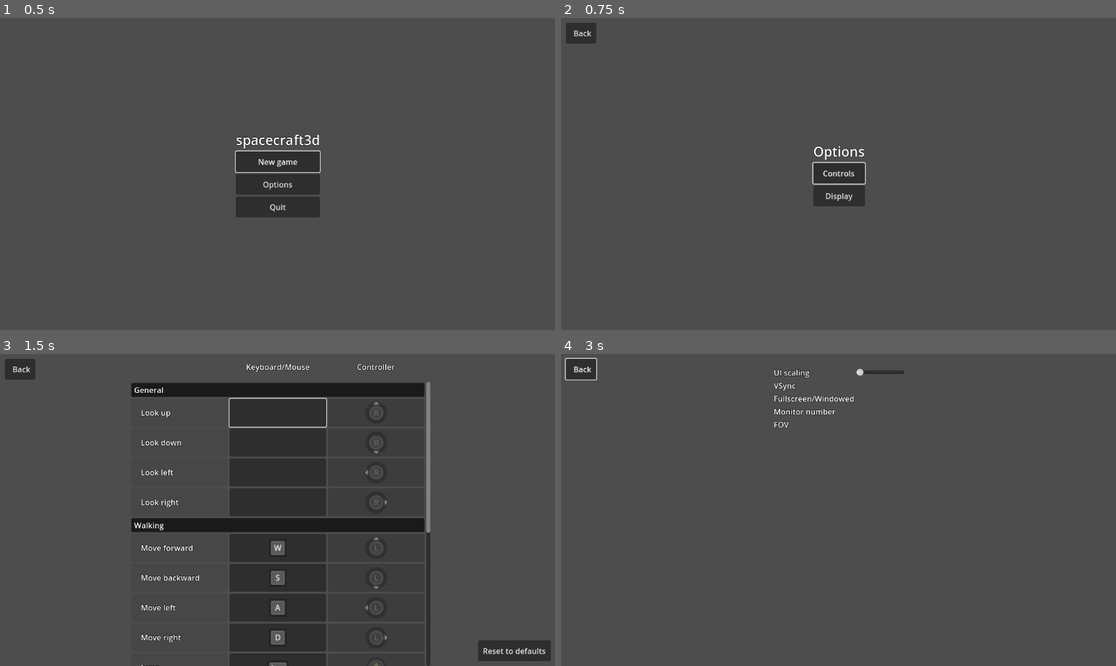
Above: before the commit, frames 1-4 (two rows, left to right).
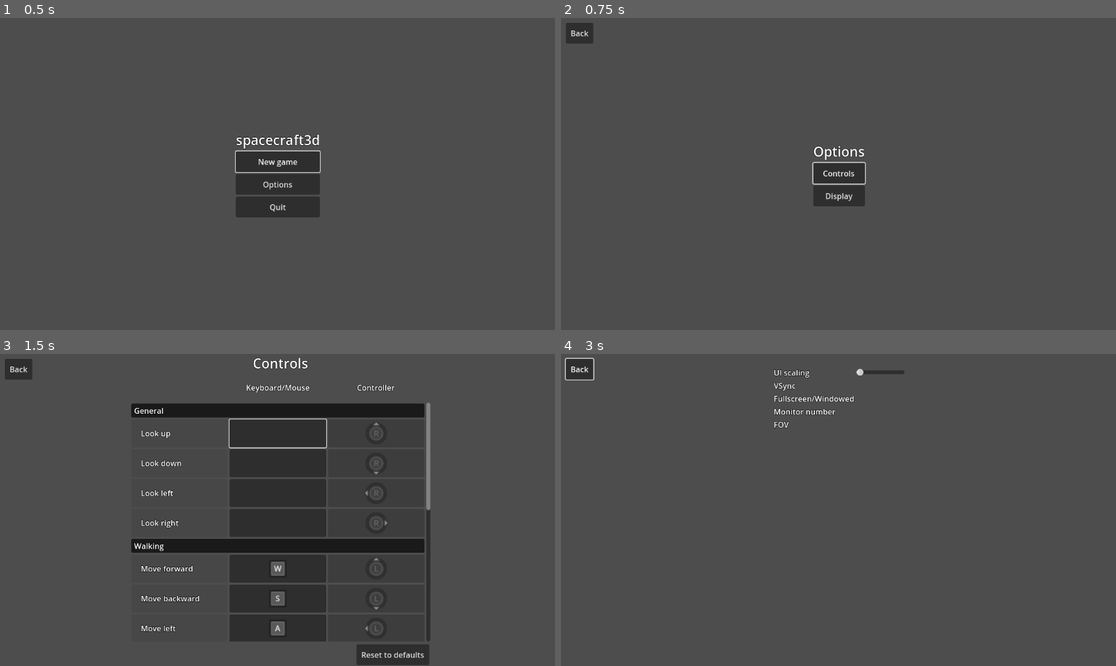
Above: after the commit, the same moments.

Repository: matmas/spacecraft3d
Game: Godot game, scene res://menus/main_menu/main_menu.tscn
The game is run twice, just before and just after one commit, with the same random seed, the same clock (stepped at 60 frames per second) and the same inputs. The engine's default icon, where the game draws it, is replaced by a stand-in: a white triangle on a blue panel in a dark square.
Inputs:
- Up to frame 1 (0.5 s): no input
- Up to frame 2 (0.75 s): click "Options" at 0.5 s
- Up to frame 3 (1.5 s): click "Controls" at 1.25 s
- Up to frame 4 (3 s): click "Back" at 2 s; click "Display" at 2.75 s

Frame 1 is identical in both runs. In frame 2, less than 0.1% of the frame differs, in the area x 1-7%, y 1-9%; in frame 3, 13%, in the area x 1-100%, y 1-100%; in frame 4, 0.1%.

Commit message:
Add Controls label and move reset button beneath table

Diff:
--- a/menus/display_menu/display_menu.tscn
+++ b/menus/display_menu/display_menu.tscn
@@ -19,7 +19,7 @@
 offset_bottom = 4.0
 theme_type_variation = &"BigMarginContainer"
 
-[node name="BackButton" parent="MarginContainer" instance=ExtResource("1_uy4mk")]
+[node name="Back" parent="MarginContainer" instance=ExtResource("1_uy4mk")]
 layout_mode = 2
 
 [node name="MarginContainer2" type="MarginContainer" parent="."]
--- a/menus/inputmap_editor/inputmap_editor.gd
+++ b/menus/inputmap_editor/inputmap_editor.gd
@@ -1,7 +1,7 @@
 extends Control
 
 @onready var list: VBoxContainer = %List
-@onready var scroll_container: ScrollContainer = $Table/ScrollContainer
+@onready var scroll_container: ScrollContainer = %ScrollContainer
 
 var action_descriptions := {
 	&"look_up": tr("Look up"),
--- a/menus/inputmap_editor/inputmap_editor.tscn
+++ b/menus/inputmap_editor/inputmap_editor.tscn
@@ -26,6 +26,12 @@
 grow_horizontal = 2
 grow_vertical = 2
 
+[node name="Controls" type="Label" parent="Table"]
+layout_mode = 2
+theme_type_variation = &"HeaderLarge"
+text = "Controls"
+horizontal_alignment = 1
+
 [node name="Header" type="MarginContainer" parent="Table"]
 layout_mode = 2
 
@@ -53,87 +59,78 @@
 vertical_alignment = 1
 
 [node name="ScrollContainer" type="ScrollContainer" parent="Table"]
+unique_name_in_owner = true
 custom_minimum_size = Vector2(0, 100)
 layout_mode = 2
 size_flags_vertical = 3
 follow_focus = true
 script = ExtResource("2_jwmx1")
 
-[node name="Margin" type="MarginContainer" parent="Table/ScrollContainer"]
+[node name="Body" type="MarginContainer" parent="Table/ScrollContainer"]
 layout_mode = 2
 
-[node name="List" type="VBoxContainer" parent="Table/ScrollContainer/Margin"]
+[node name="List" type="VBoxContainer" parent="Table/ScrollContainer/Body"]
 unique_name_in_owner = true
 layout_mode = 2
 
-[node name="Label" type="Label" parent="Table/ScrollContainer/Margin/List"]
+[node name="Label" type="Label" parent="Table/ScrollContainer/Body/List"]
 layout_mode = 2
 theme_type_variation = &"CategoryHeader"
 text = "Category"
 
-[node name="Row" parent="Table/ScrollContainer/Margin/List" instance=ExtResource("2_knmj4")]
+[node name="Row" parent="Table/ScrollContainer/Body/List" instance=ExtResource("2_knmj4")]
 layout_mode = 2
 
-[node name="Row2" parent="Table/ScrollContainer/Margin/List" instance=ExtResource("2_knmj4")]
+[node name="Row2" parent="Table/ScrollContainer/Body/List" instance=ExtResource("2_knmj4")]
 layout_mode = 2
 
-[node name="Row3" parent="Table/ScrollContainer/Margin/List" instance=ExtResource("2_knmj4")]
+[node name="Row3" parent="Table/ScrollContainer/Body/List" instance=ExtResource("2_knmj4")]
 layout_mode = 2
 
-[node name="Label2" type="Label" parent="Table/ScrollContainer/Margin/List"]
+[node name="Label2" type="Label" parent="Table/ScrollContainer/Body/List"]
 layout_mode = 2
 theme_type_variation = &"CategoryHeader"
 text = "Category"
 
-[node name="Row4" parent="Table/ScrollContainer/Margin/List" instance=ExtResource("2_knmj4")]
+[node name="Row4" parent="Table/ScrollContainer/Body/List" instance=ExtResource("2_knmj4")]
 layout_mode = 2
 
-[node name="Row5" parent="Table/ScrollContainer/Margin/List" instance=ExtResource("2_knmj4")]
+[node name="Row5" parent="Table/ScrollContainer/Body/List" instance=ExtResource("2_knmj4")]
 layout_mode = 2
 
-[node name="Row6" parent="Table/ScrollContainer/Margin/List" instance=ExtResource("2_knmj4")]
+[node name="Row6" parent="Table/ScrollContainer/Body/List" instance=ExtResource("2_knmj4")]
 layout_mode = 2
 
-[node name="Row7" parent="Table/ScrollContainer/Margin/List" instance=ExtResource("2_knmj4")]
+[node name="Row7" parent="Table/ScrollContainer/Body/List" instance=ExtResource("2_knmj4")]
 layout_mode = 2
 
-[node name="Row8" parent="Table/ScrollContainer/Margin/List" instance=ExtResource("2_knmj4")]
+[node name="Row8" parent="Table/ScrollContainer/Body/List" instance=ExtResource("2_knmj4")]
 layout_mode = 2
 
-[node name="Row9" parent="Table/ScrollContainer/Margin/List" instance=ExtResource("2_knmj4")]
+[node name="Row9" parent="Table/ScrollContainer/Body/List" instance=ExtResource("2_knmj4")]
 layout_mode = 2
 
-[node name="Row10" parent="Table/ScrollContainer/Margin/List" instance=ExtResource("2_knmj4")]
+[node name="Row10" parent="Table/ScrollContainer/Body/List" instance=ExtResource("2_knmj4")]
 layout_mode = 2
 
-[node name="MarginContainer" type="MarginContainer" parent="."]
-layout_mode = 1
-offset_right = 98.0
-offset_bottom = 66.0
-theme_type_variation = &"BigMarginContainer"
+[node name="Footer" type="MarginContainer" parent="Table"]
+layout_mode = 2
 
-[node name="BackButton" parent="MarginContainer" instance=ExtResource("2_8qv2c")]
-layout_mode = 2
-size_flags_horizontal = 0
-size_flags_vertical = 0
-
-[node name="MarginContainer2" type="MarginContainer" parent="."]
-layout_mode = 1
-anchors_preset = 3
-anchor_left = 1.0
-anchor_top = 1.0
-anchor_right = 1.0
-anchor_bottom = 1.0
-offset_left = -155.0
-offset_top = -47.0
-grow_horizontal = 0
-grow_vertical = 0
-theme_type_variation = &"BigMarginContainer"
-
-[node name="Reset" type="Button" parent="MarginContainer2"]
+[node name="Reset" type="Button" parent="Table/Footer"]
 layout_mode = 2
 size_flags_horizontal = 10
 size_flags_vertical = 8
 text = "Reset to defaults"
 
-[connection signal="pressed" from="MarginContainer2/Reset" to="." method="_on_reset_pressed"]
+[node name="MarginContainer" type="MarginContainer" parent="."]
+layout_mode = 1
+offset_right = 77.0
+offset_bottom = 63.0
+theme_type_variation = &"BigMarginContainer"
+
+[node name="Back" parent="MarginContainer" instance=ExtResource("2_8qv2c")]
+layout_mode = 2
+size_flags_horizontal = 0
+size_flags_vertical = 0
+
+[connection signal="pressed" from="Table/Footer/Reset" to="." method="_on_reset_pressed"]
--- a/menus/options_menu/options_menu.tscn
+++ b/menus/options_menu/options_menu.tscn
@@ -52,5 +52,5 @@
 offset_bottom = 4.0
 theme_type_variation = &"BigMarginContainer"
 
-[node name="BackButton" parent="MarginContainer" instance=ExtResource("1_kqk81")]
+[node name="Back" parent="MarginContainer" instance=ExtResource("1_kqk81")]
 layout_mode = 2
--- a/scene_buttons/back_button.gd
+++ b/scene_buttons/back_button.gd
@@ -1,7 +1,8 @@
 @tool
-extends ShortcutButton
+extends Button
 
 
 func _on_pressed() -> void:
-	owner.get_parent().remove_child(owner)
-	owner.queue_free()
+	if owner and owner.get_parent():
+		owner.get_parent().remove_child(owner)
+		owner.queue_free()
--- a/scene_buttons/back_button.tscn
+++ b/scene_buttons/back_button.tscn
@@ -8,10 +8,9 @@
 [sub_resource type="Shortcut" id="Shortcut_c743h"]
 events = [SubResource("InputEventAction_3uhot")]
 
-[node name="BackButton" type="Button"]
+[node name="Back" type="Button"]
 shortcut = SubResource("Shortcut_c743h")
 text = "Back"
 script = ExtResource("1_44nc2")
-icon_visibility_mode = 2
 
 [connection signal="pressed" from="." to="." method="_on_pressed"]
